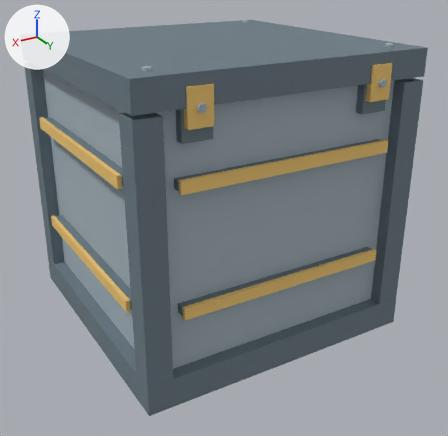
One commit to the OBJ model Assets/C01InteriorProps/C01-18/Models/P18-01.obj: the scene before it, then after it.
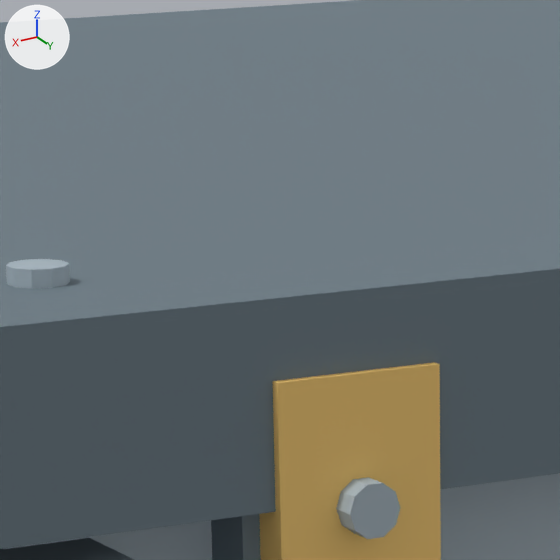
The first picture shows the older version from a camera (50 mm lens) standing at (0.96, 1.691, 1.148) and looking at (-0.011, 0.072, 0.338). The close-ups show the older and then the newer version on the part from 31% to 52% of the width and 5% to 27% of the height of that picture. Only the edits that show in the close-ups are written down. Arrows for +X, +Y and +Z are at upper left; the lights stay in place. Where no turn or scale is listed for an object, it has been applied to the vertices.

Objects in the first close-up: 'Corner_RB', 'Crate_Shell', 'FrontLatch_R_Backing', 'FrontLatch_R_Fastener', 'FrontLatch_R_Lever', 'LidCornerBolt_RB', 'Upper_Lid'.
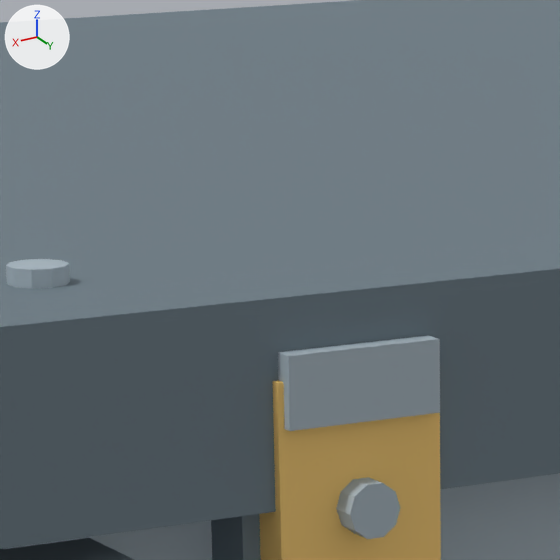
The change in detail:
Mesh me_frontlatch_r_upperkeeper is new.
It is a box spanning x 0.2475..0.3125, y 0.4335..0.4585, z 0.852..0.88.
It uses material mat_steel (light grey #a7b6bf).
Object 'FrontLatch_R_UpperKeeper' (ob_frontlatch_r_upperkeeper) is new; it shows me_frontlatch_r_upperkeeper.
Its location is (0.0, 0.0, 0.0).

What differs and where, as boxes [x1, y1, x2, y2] in the close-ups (560 x 560 px):
'FrontLatch_R_UpperKeeper', added: after [278, 335, 440, 431]
